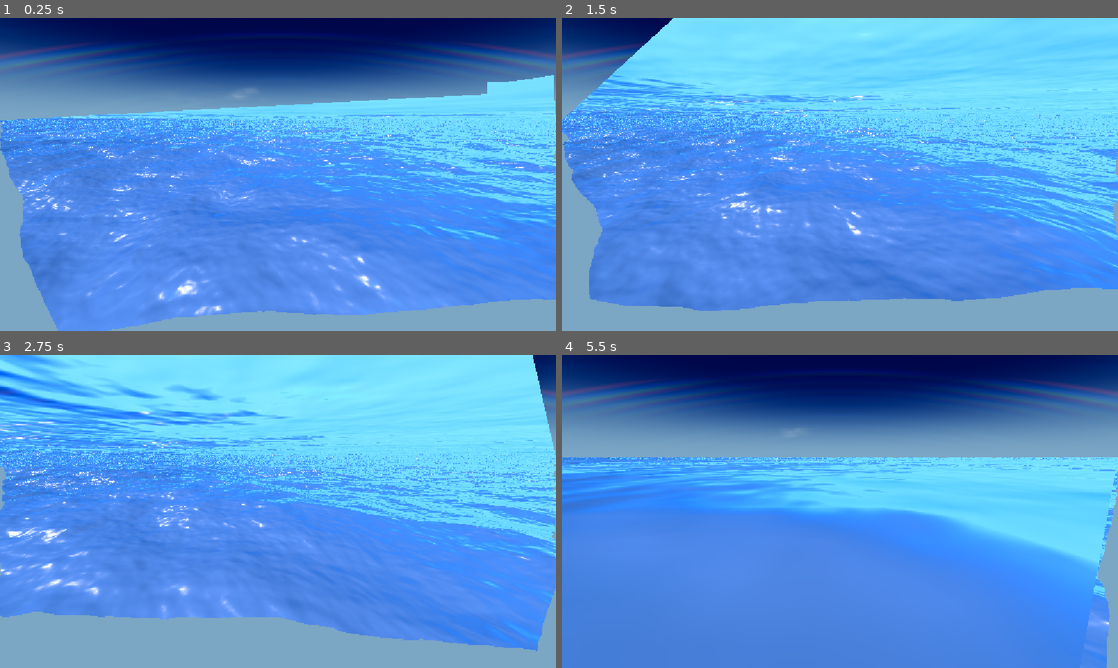
Above: before the commit, frames 1-4 (two rows, left to right).
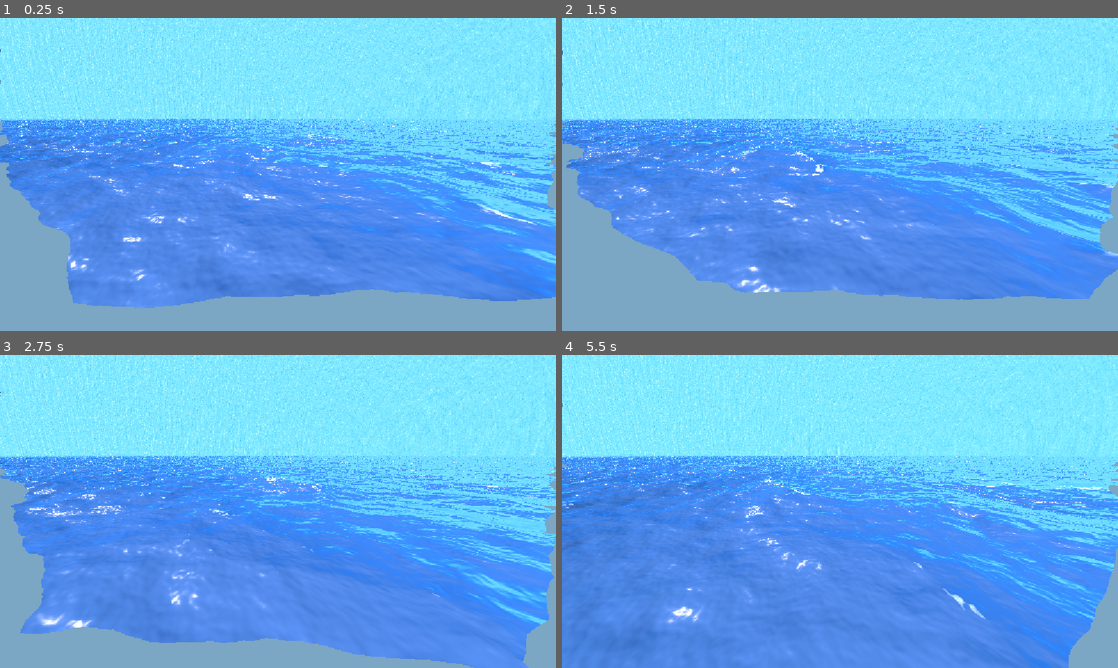
Above: after the commit, the same moments.

Repository: minnya09796592452-rgb/Full-Sources
Game: Godot game, scene res://scenes/SunOnlyMain.tscn
The game is run twice, just before and just after one commit, with the same random seed, the same clock (stepped at 60 frames per second) and the same inputs.
Inputs:
- Up to frame 1 (0.25 s): no input
- Up to frame 2 (1.5 s): no input
- Up to frame 3 (2.75 s): no input
- Up to frame 4 (5.5 s): no input

The runs differ from the first frame. In frame 1, 49% of the frame differs, in the area x 0-100%, y 0-100%; in frame 2, 31%; in frame 3, 33%; in frame 4, 49%.

Commit message:
Apply per-grid wave scaling and horizon ray handling

Diff:
--- a/Outputs/Drive_Extracted/Project/shaders/ocean_surface.gdshader
+++ b/Outputs/Drive_Extracted/Project/shaders/ocean_surface.gdshader
@@ -14,6 +14,8 @@
 uniform float grid_size_1 = 392.0;
 uniform float grid_size_2 = 28.0;
 uniform float grid_size_3 = 4.0;
+uniform vec4 grid_choppyness = vec4(2.3, 2.1, 1.6, 0.9);
+uniform float grid_scale = 0.5;
 uniform float sea_level = 0.0;
 uniform float max_horizon_dist = 2800.0;
 uniform float choppyness = 0.8;
@@ -40,11 +42,16 @@
 varying float v_underwater;
 
 vec4 sample_displacement(vec2 world_xz) {
-	vec4 d0 = texture(displacement_map_0, world_xz / max(grid_size_0, 0.001));
-	vec4 d1 = texture(displacement_map_1, world_xz / max(grid_size_1, 0.001));
-	vec4 d2 = texture(displacement_map_2, world_xz / max(grid_size_2, 0.001));
-	vec4 d3 = texture(displacement_map_3, world_xz / max(grid_size_3, 0.001));
-	return d0 + d1 + d2 + d3;
+	vec4 d0 = texture(displacement_map_0, world_xz / max(grid_size_0 * grid_scale, 0.001));
+	vec4 d1 = texture(displacement_map_1, world_xz / max(grid_size_1 * grid_scale, 0.001));
+	vec4 d2 = texture(displacement_map_2, world_xz / max(grid_size_2 * grid_scale, 0.001));
+	vec4 d3 = texture(displacement_map_3, world_xz / max(grid_size_3 * grid_scale, 0.001));
+	return vec4(
+		d0.r * grid_choppyness.x + d1.r * grid_choppyness.y + d2.r * grid_choppyness.z + d3.r * grid_choppyness.w,
+		(d0.g + d1.g + d2.g + d3.g) * grid_scale,
+		d0.b * grid_choppyness.x + d1.b * grid_choppyness.y + d2.b * grid_choppyness.z + d3.b * grid_choppyness.w,
+		1.0
+	);
 }
 
 float sample_height(vec2 world_xz) {
@@ -77,6 +84,9 @@
 	vec3 ray_dir = normalize(far_world - near_world);
 	float denom = ray_dir.y;
 	float hit_distance = abs(denom) > 0.00001 ? (sea_level - near_world.y) / denom : max_horizon_dist;
+	if (hit_distance < 0.0) {
+		hit_distance = max_horizon_dist;
+	}
 	hit_distance = clamp(hit_distance, 0.0, max_horizon_dist);
 	vec3 ocean_world = near_world + ray_dir * hit_distance;
 	vec4 displacement = sample_displacement(ocean_world.xz);
